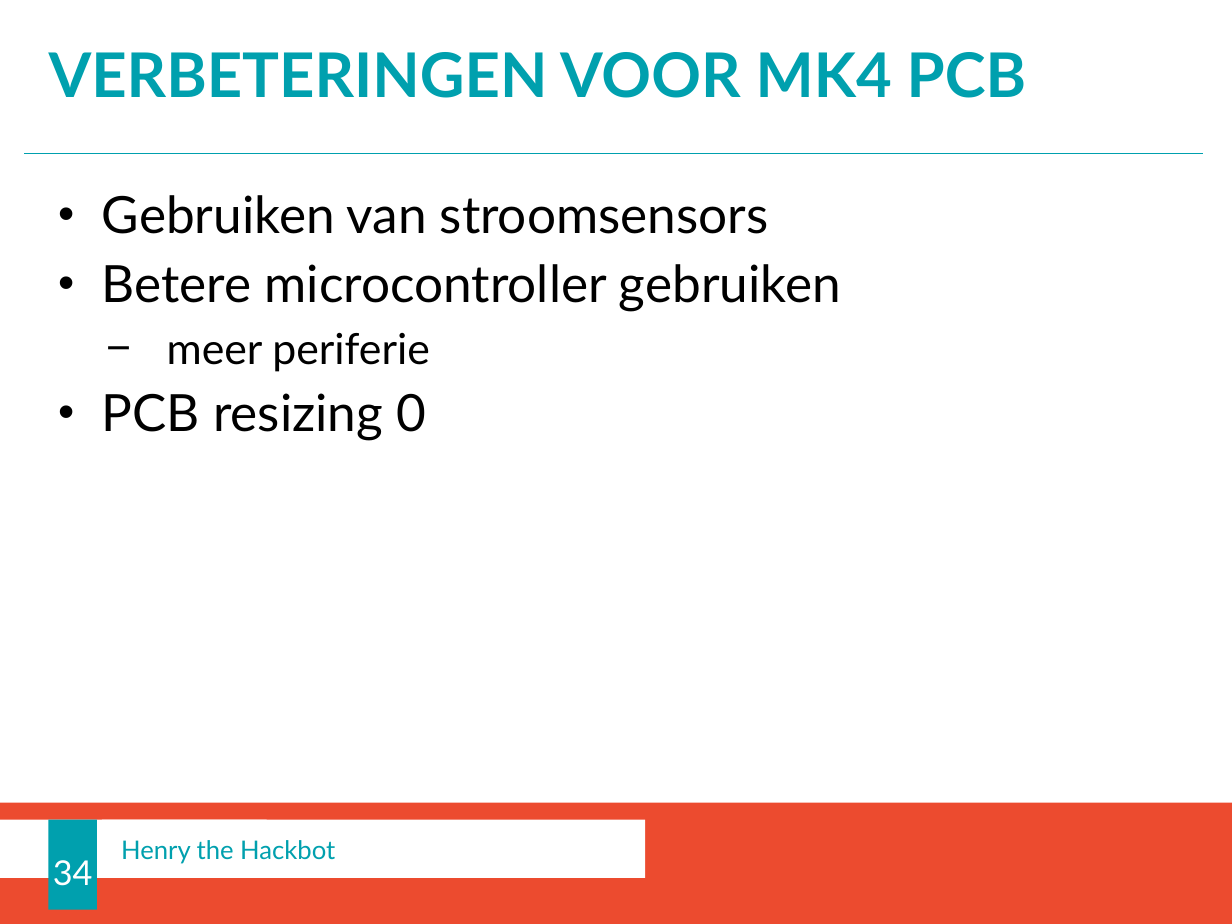
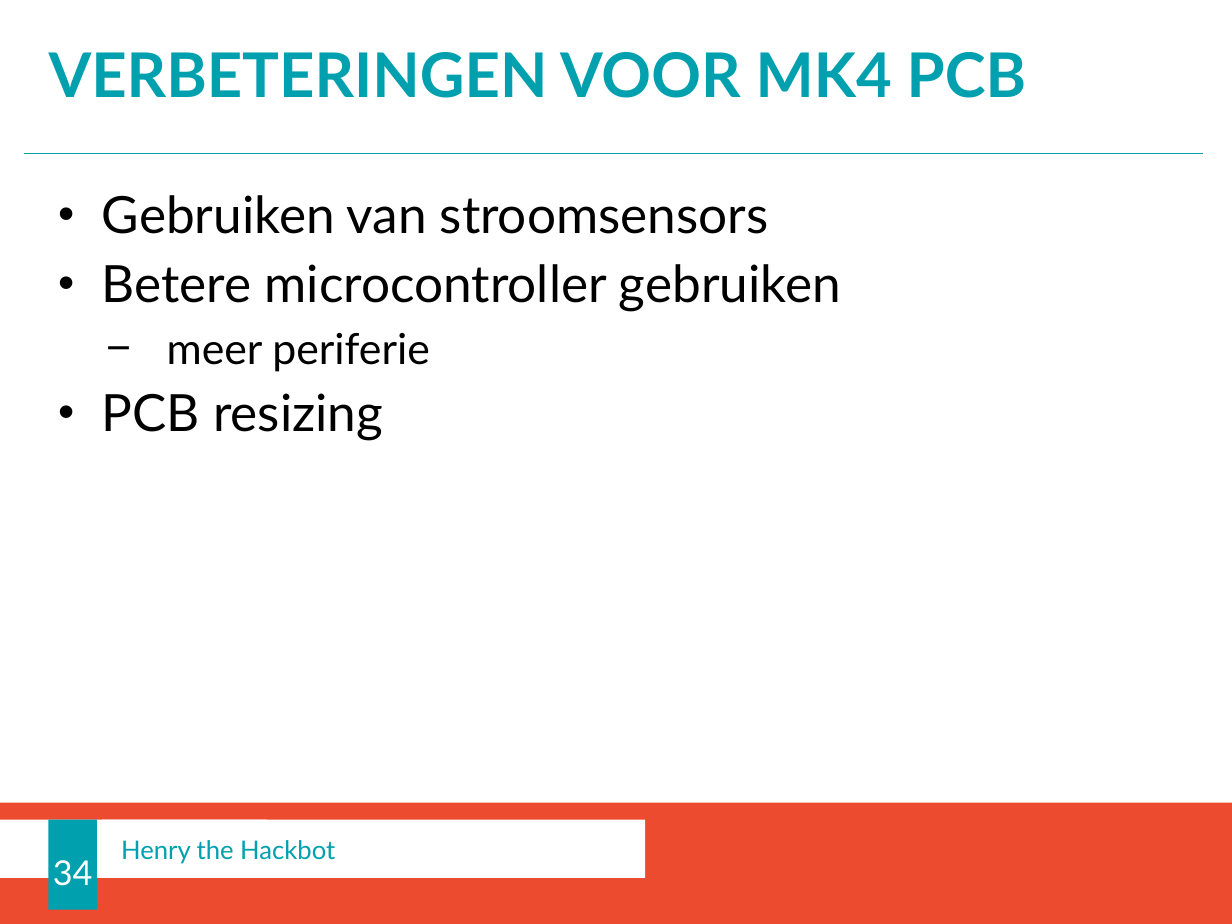
Before and after one commit to bendelathouwer/Advanced-PCB, a slide deck: slide 34 of av en presentatie/Advanced pcb labo NL.pptx. Drawn at 1232x924 pixels with LibreOffice and Linux fonts; fonts in the diff are those of the drawing; background and template pictures are left out. Boxes give left, top, right and bottom in pixels: in the first picture for what was removed or moved away, otherwise in the second. Text is boxed around its words. In the diff, an @@ line names an element or a change of style, - is before the commit and + after.

```diff
--- a/av en presentatie/Advanced pcb labo NL.pptx
+++ b/av en presentatie/Advanced pcb labo NL.pptx
@@ text at (102, 393, 383, 441): text changed @@
-• PCB resizing 0
+• PCB resizing
```
Also in this commit, not shown: 6 other slides changed, 38 other files.
